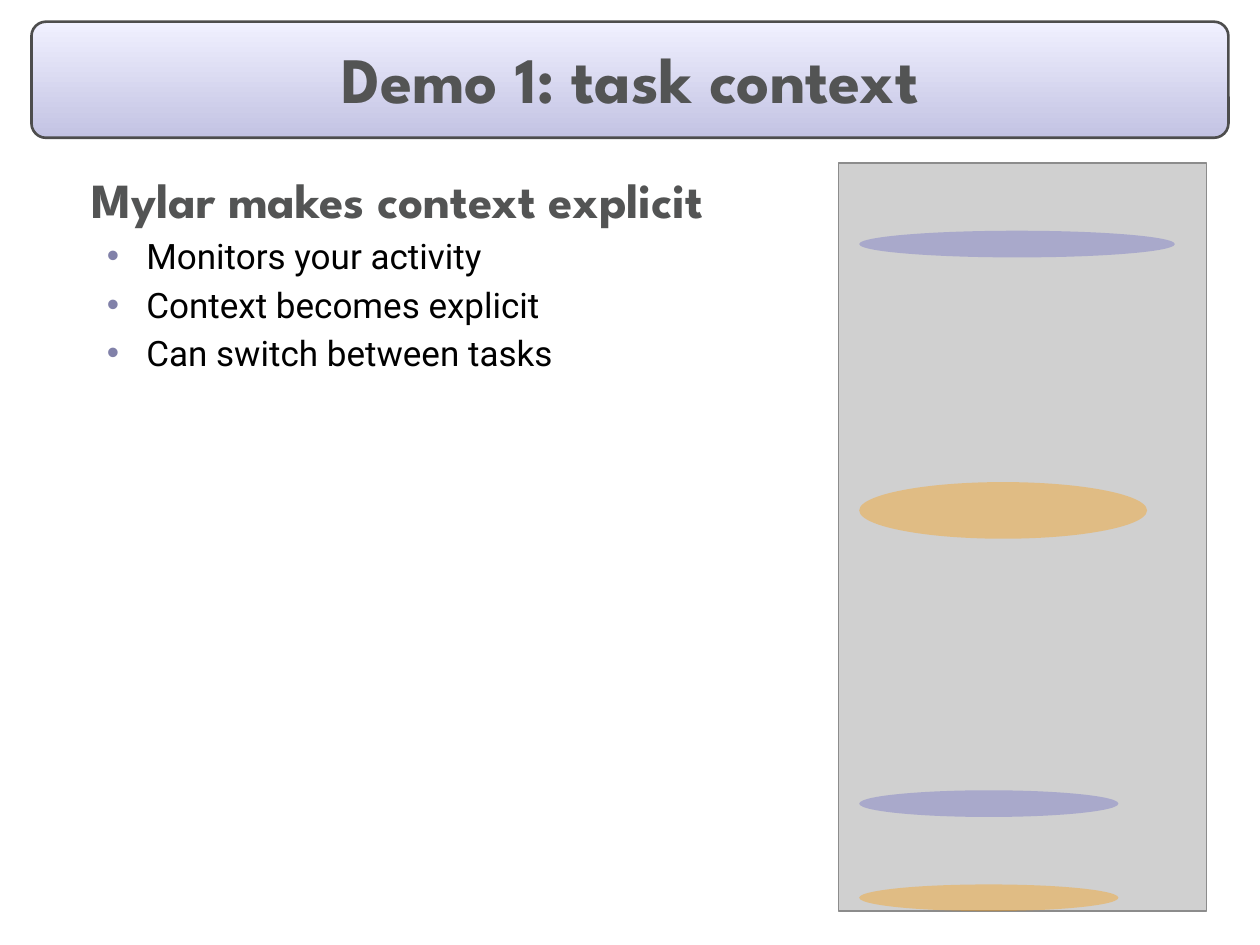
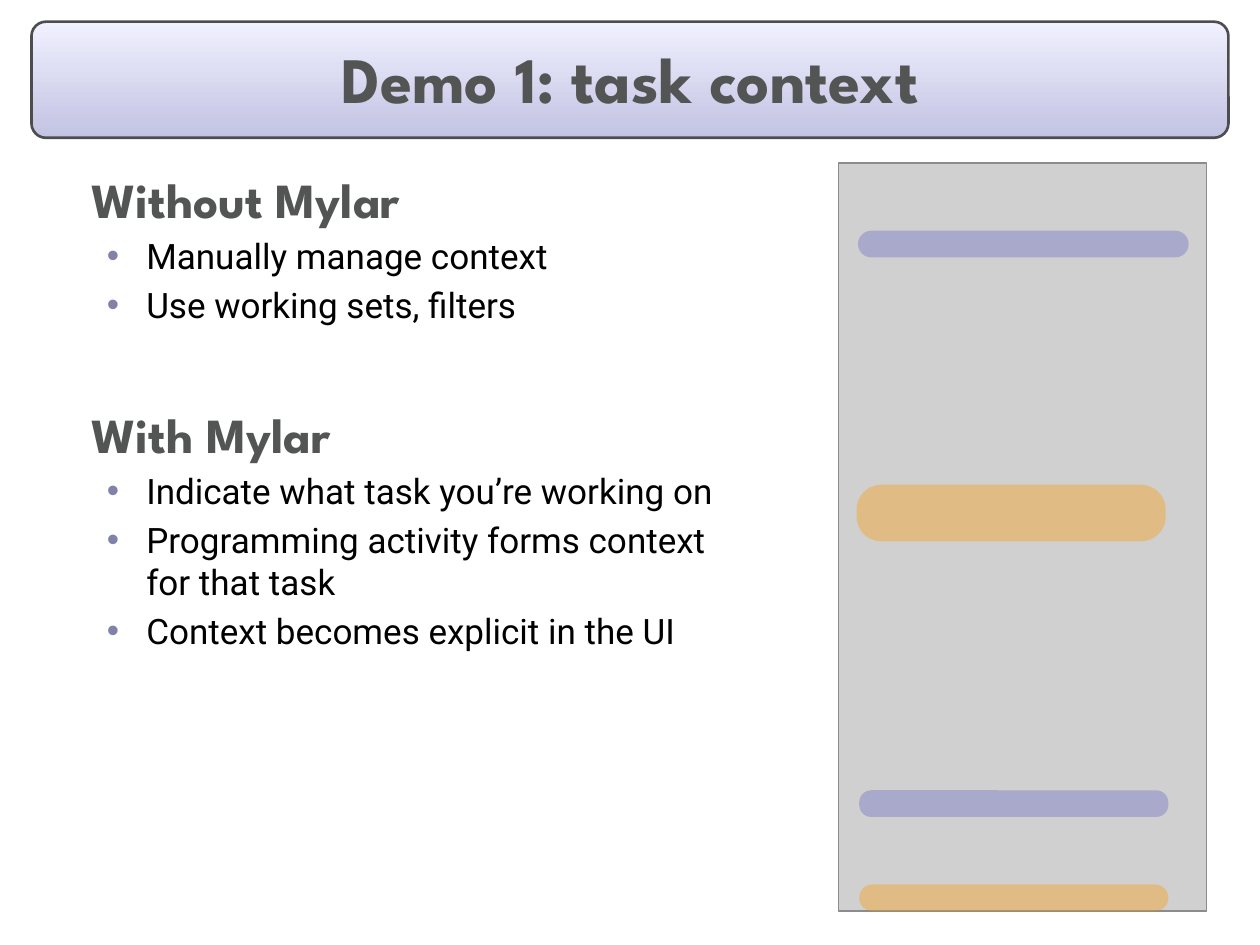
Before and after one commit to eclipse-mylyn/mylyn-website, a slide deck: slide 5 of publications/2006-03-mylar-eclipsecon.ppt. Drawn at 1260x945 pixels with LibreOffice and Linux fonts; fonts in the diff are those of the drawing; grey boxes stand for pictures. Boxes give left, top, right and bottom in pixels: in the first picture for what was removed or moved away, otherwise in the second. Text is boxed around its words. In the diff, an @@ line names an element or a change of style, - is before the commit and + after.

```diff
--- a/publications/2006-03-mylar-eclipsecon.ppt
+++ b/publications/2006-03-mylar-eclipsecon.ppt
@@ text at (91,184,712,651): text changed @@
-  Mylar makes context explicit
-  • Monitors your activity
-  • Context becomes explicit
-  • Can switch between tasks
+  Without Mylar
+  • Manually manage context
+  • Use working sets, filters
+  With Mylar
+  • Indicate what task you’re working on
+  • Programming activity forms context
+    for that task
+  • Context becomes explicit in the UI
@@ rounded rectangle: place and size @@
-rounded rectangle at (859,231,1176,257)
+rounded rectangle at (858,231,1188,257)
@@ rounded rectangle: place and size @@
-rounded rectangle at (859,483,1148,539)
+rounded rectangle at (857,485,1166,542)
@@ ellipse to rounded rectangle in 4 elements at (858,231,1188,257), (857,485,1166,542), (859,885,1168,911), (859,790,1168,816) @@
@@ rounded rectangle: place and size @@
-rounded rectangle at (859,790,1119,816)
+rounded rectangle at (859,790,1168,816)
@@ rounded rectangle: place and size @@
-rounded rectangle at (859,885,1119,911)
+rounded rectangle at (859,885,1168,911)
```
Also in this commit, not shown: 13 other slides changed.
